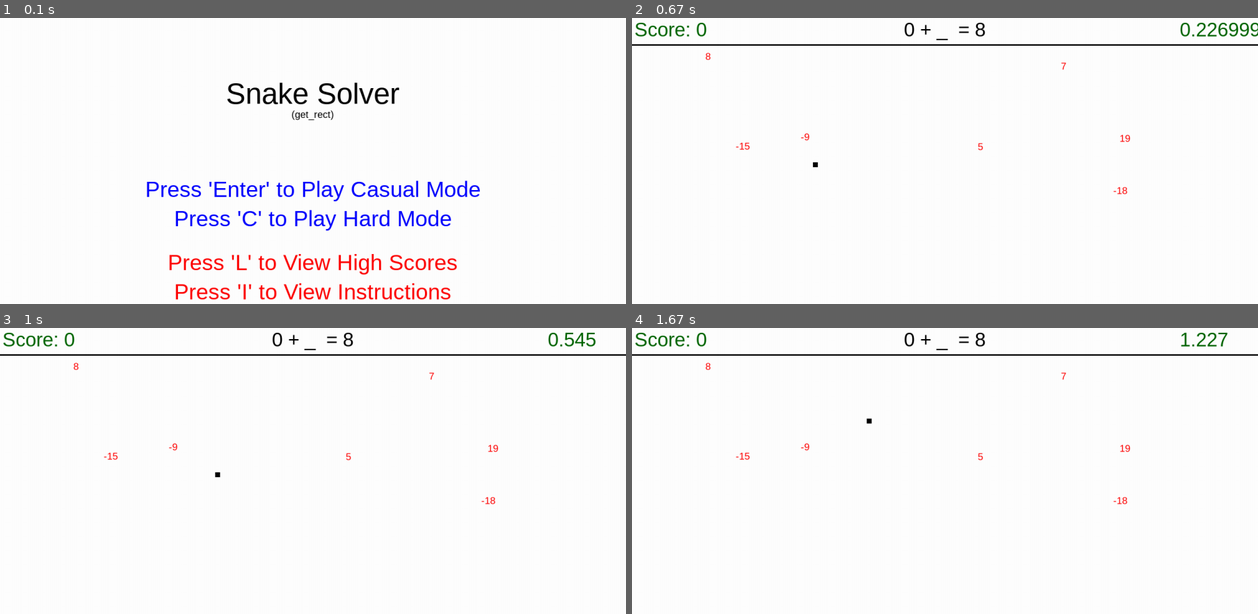
Above: before the commit, frames 1-4 (two rows, left to right).
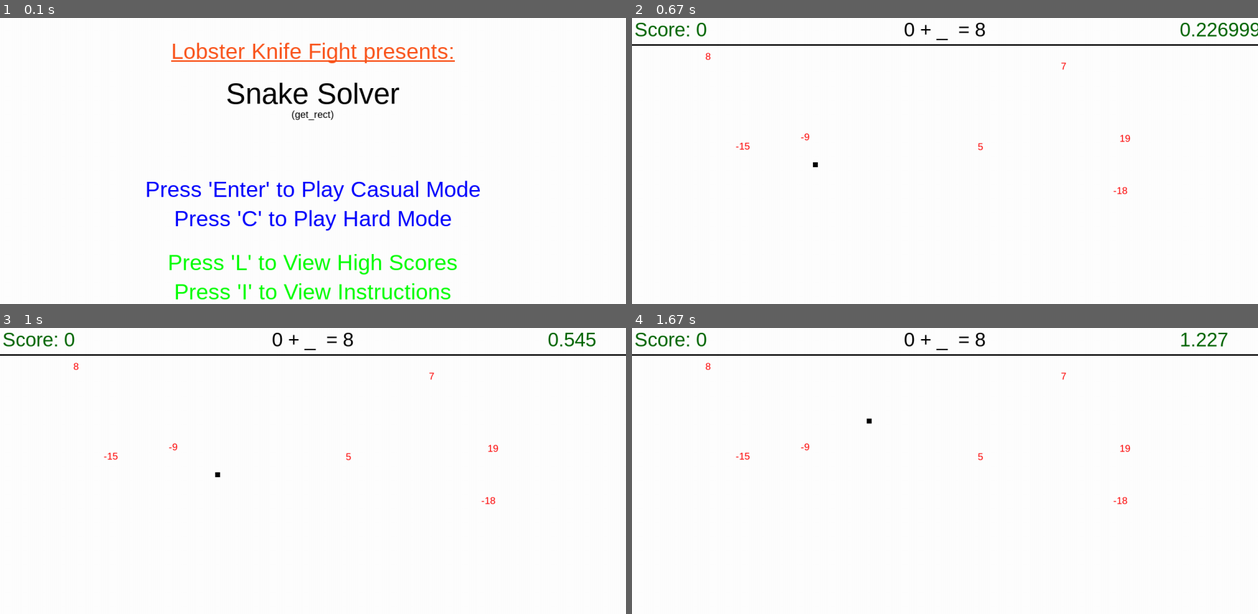
Above: after the commit, the same moments.

Repository: texascloud/gamejam
Game: pygame game, started from start.py
Two runs of this game, one before a commit and one after it. Both use one fixed random seed, a clock stepped at 60 frames per second and the inputs below.
Inputs:
- Up to frame 1 (0.1 s): no input
- Up to frame 2 (0.67 s): tap Enter at 0.33 s
- Up to frame 3 (1 s): no input
- Up to frame 4 (1.67 s): hold Up 1.17-1.63 s

The runs differ from the first frame. In frame 1, 3.0% of the frame differs, in the area x 27-73%, y 8-99%; in frame 2, nothing differs; in frame 3, nothing differs; in frame 4, nothing differs.

Commit message:
Added 'lobster knife fight presents' to menu screen

Diff:
--- a/start.py
+++ b/start.py
@@ -23,6 +23,13 @@
 	clock.tick(fps)
 	pygame.display.set_caption('Snake Solver')
 
+	##########TEAM NAME##############
+	teamFont = pygame.font.SysFont('Arial', 45)
+	#teamFont.set_bold(True)
+	teamFont.set_underline(True)
+	team = teamFont.render("Lobster Knife Fight presents:", True, (251,85,28))
+	team_rect = team.get_rect()
+
 	#########TITLE#########
 	titleFont = pygame.font.SysFont('Arial', 60)
 	titleFont.set_bold
@@ -44,11 +51,11 @@
 	hard_rect = hard.get_rect()
 
 	#########LEADERBOARD#########
-	leaderboardText = startFont.render("Press 'L' to View High Scores", True, (255, 0, 0))
+	leaderboardText = startFont.render("Press 'L' to View High Scores", True, (0, 255, 0))
 	leaderboardText_rect = leaderboardText.get_rect()
 
 	#########INSTRUCTIONS#########
-	instructionsText = startFont.render("Press 'I' to View Instructions", True, (255, 0, 0))
+	instructionsText = startFont.render("Press 'I' to View Instructions", True, (0, 255, 0))
 	instructionsText_rect = instructionsText.get_rect()
 
 	for event in pygame.event.get():
@@ -66,6 +73,7 @@
 				instructions()
 
 	screen.fill(white)
+	screen.blit(team, [width/2-(team_rect.w/2),height/8 - 40])
 	screen.blit(title, [width/2-(title_rect.w/2),height/4 - 50])
 	screen.blit(subTitle, [width/2-(sub_title_rect.w/2),height/4 + 15])
 	screen.blit(start, [width/2-(start_rect.w/2),height/2 - 20])
Not shown, changed: game.pyc
